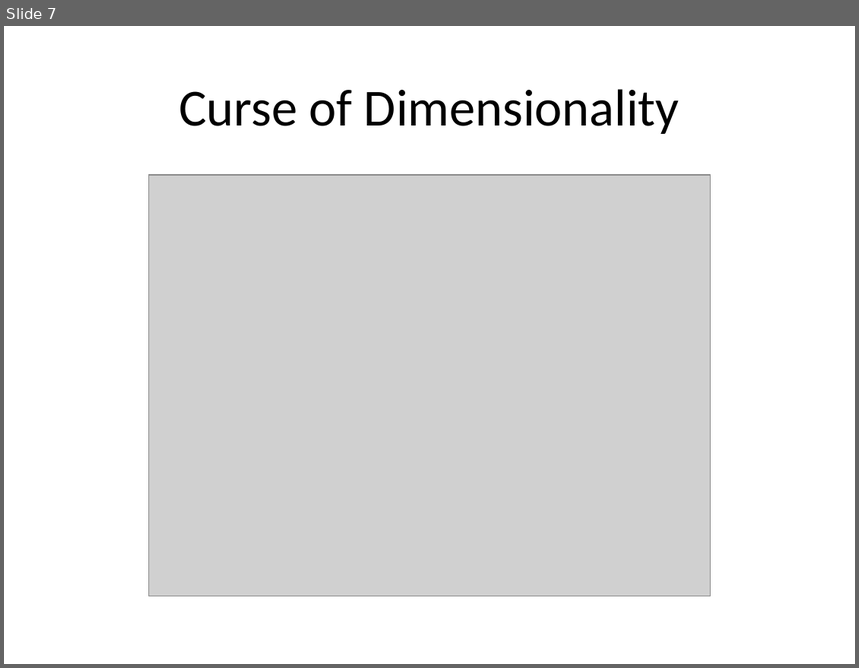
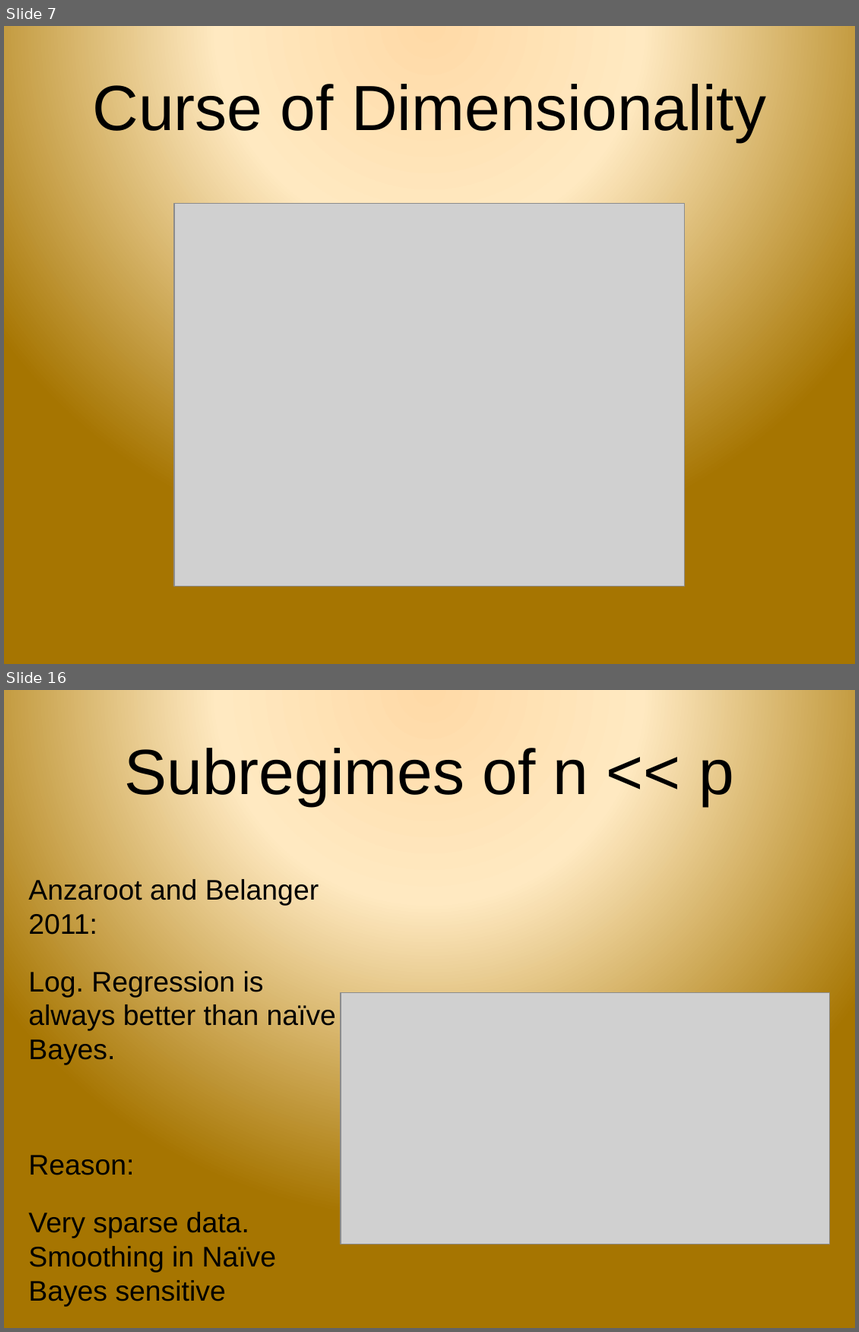
Before and after one commit to samanz/High-Dimensional-Classification, a slide deck: progressReport.pptx. Shown one above the other, each under a label of ours: slide 7 before the commit, slides 7 and 16 after it; the slides between them are not shown. The pictures are 859x668 and 859x1332 pixels, drawn with LibreOffice and Linux fonts; fonts in the diff are those of the drawing; grey boxes stand for pictures; background and template pictures are left out. Boxes give left, top, right and bottom in pixels: in the first picture for what was removed or moved away, otherwise in the second. Text is boxed around its words. In the diff, an @@ line names an element or a change of style, - is before the commit and + after.

```diff
--- a/progressReport.pptx
+++ b/progressReport.pptx
@@ slide 16 added at [4,690,855,1328], background picture (left out) @@
@@ title added at [124,743,734,806], 54 pt, text #000000 @@
+Subregimes of n << p
@@ text added at [28,877,336,1306], 24 pt, text #000000 @@
+Anzaroot and Belanger 2011:
+Log. Regression is always better than naïve Bayes.
+Reason:
+Very sparse data. Smoothing in Naïve Bayes sensitive
@@ picture added at [341,993,831,1245] @@
@@ slide 7 changed as well @@
@@ background #FFFFFF to picture (left out) @@
@@ title "Curse of Dimensionality": place and size @@
-title "Curse of Dimensionality" at [179,89,680,134]
+title "Curse of Dimensionality" at [92,79,766,142]
@@ title "Curse of Dimensionality" at [92,79,766,142]: size 44 to 54 pt, font Calibri to Arial @@
@@ picture: place and size @@
-picture at [148,175,711,596]
+picture at [174,203,685,586]
```
Also in this commit, not shown: 6 other slides changed, 13 other slides added, 7 slides removed.
